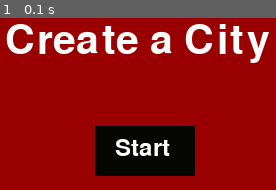
Above: before the commit, frame 1.
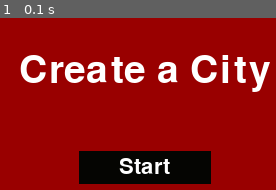
Above: after the commit, the same moment.

Repository: SilenyProgramator/Build-Da-City
Game: pygame game, started from plocha.py
The game is run twice, just before and just after one commit, with the same random seed, the same clock (stepped at 60 frames per second) and the same inputs.
Inputs:
- Up to frame 1 (0.1 s): no input

The runs differ from the first frame. In frame 1, 24% of the frame differs, in the area x 2-98%, y 3-97%.

Commit message:
Update plocha.py

Diff:
--- a/plocha.py
+++ b/plocha.py
@@ -6,21 +6,20 @@
 pygame.init()
 
 # Constants
-WIDTH, HEIGHT = 600, 400  # Increased screen size
-ROWS, COLS = 8, 8  # Grid size
-CELL_SIZE = 40  # Increased square size
+ROWS, COLS = 6, 6  # Grid size
 BG_COLOR = (153, 0, 0)  # CHERRY background
-PLAYER_COLOR = (200, 0, 0)  # Red player (Change this to modify the player color)
+PLAYER_COLOR = (255, 127, 127)  # Red player
 GRID_COLOR = (192, 192, 192)  # Grid lines color
 WHITE = (255, 255, 255)
 BUTTON_COLOR = (5, 5 , 2)
 GOODCOLOR = (0, 66, 37)
 
-# icon setup!!
+# Icon setup
 icon = pygame.image.load("C:\\Users\\Olga\\Documents\\GitHub\\pygamik\\teplars.jpg")
 pygame.display.set_icon(icon)
 
 # Create screen (Resizable)
+WIDTH, HEIGHT = 600, 400
 screen = pygame.display.set_mode((WIDTH, HEIGHT), pygame.RESIZABLE)
 pygame.display.set_caption("BuildACity")
 
@@ -32,13 +31,6 @@
 # Player starting position
 tile_x, tile_y = 0, 0
 city_name = ""
-
-# Fonts
-font = pygame.font.Font(None, 36)
-font2 = pygame.font.Font(None, 60)
-
-# Button setup
-button_rect = pygame.Rect(WIDTH // 2 - 50, HEIGHT // 2 - 25, 100, 50)
 
 # Function to get city name
 def get_city_name():
@@ -52,17 +44,27 @@
 # Game loop
 running = True
 while running:
+    WIDTH, HEIGHT = screen.get_size()  # Update dimensions if resized
+    CELL_SIZE = min(WIDTH // COLS, HEIGHT // ROWS)  # Scale cells proportionally
+    FONT_SIZE = CELL_SIZE // 2  # Adjust font size
+    font = pygame.font.Font(None, FONT_SIZE)
+    font2 = pygame.font.Font(None, FONT_SIZE + 24)
+
     screen.fill(BG_COLOR)
-    WIDTH, HEIGHT = screen.get_size()  # Update dimensions if resized
 
     if state == MENU:
         # Draw menu screen
         title_text = font2.render("Create a City", True, WHITE)
-        screen.blit(title_text, (WIDTH // 2 - 140, 70))
+        screen.blit(title_text, (WIDTH // 2 - title_text.get_width() // 2, HEIGHT // 4))
 
+        # Scale button
+        button_width, button_height = CELL_SIZE * 2, CELL_SIZE // 2
+        button_rect = pygame.Rect(WIDTH // 2 - button_width // 2, HEIGHT // 2, button_width, button_height)
         pygame.draw.rect(screen, BUTTON_COLOR, button_rect)
+
         button_text = font.render("Start", True, WHITE)
-        screen.blit(button_text, (button_rect.x + 20, button_rect.y + 10))
+        screen.blit(button_text, (button_rect.x + (button_width - button_text.get_width()) // 2,
+                                  button_rect.y + (button_height - button_text.get_height()) // 2))
 
     elif state == GAME:
         # Draw grid
@@ -77,10 +79,7 @@
 
         # Display city name
         city_text = font.render(city_name, True, WHITE)
-        screen.blit(city_text, (WIDTH - 200, 50))
-
-
-
+        screen.blit(city_text, (WIDTH - city_text.get_width() - 20, 20))
 
     # Handle events
     for event in pygame.event.get():
